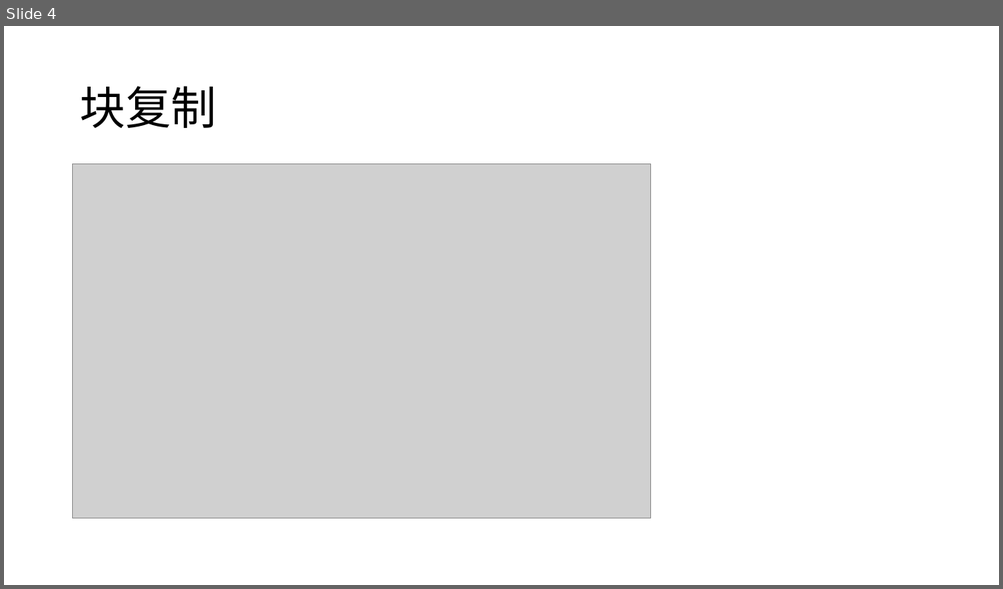
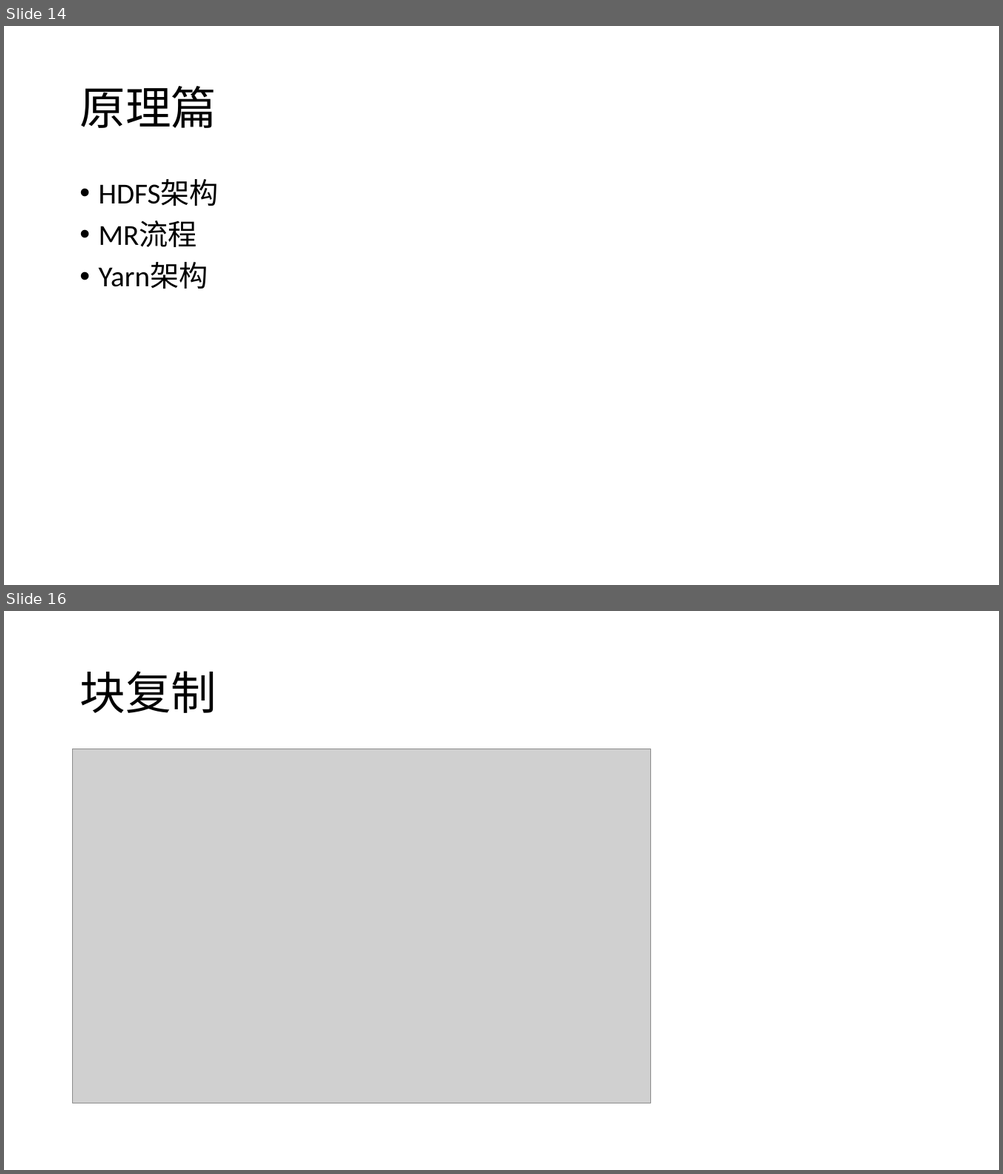
Before and after one commit to hongzhenglin/hadoop, a slide deck: Hadoop/Hadoop学习笔记.pptx. Shown one above the other, each under a label of ours: slide 4 before the commit, slides 14 and 16 after it; the slides between them are not shown. The pictures are 1003x589 and 1003x1174 pixels, drawn with LibreOffice and Linux fonts; fonts in the diff are those of the drawing; grey boxes stand for pictures. Boxes give left, top, right and bottom in pixels: in the first picture for what was removed or moved away, otherwise in the second. Text is boxed around its words. In the diff, an @@ line names an element or a change of style, - is before the commit and + after.

```diff
--- a/Hadoop/Hadoop学习笔记.pptx
+++ b/Hadoop/Hadoop学习笔记.pptx
@@ slide 14 added at (4, 26, 999, 585), background #FFFFFF @@
@@ title added at (79, 86, 216, 128), 44 pt, text #000000 @@
+原理篇
@@ text added at (99, 179, 219, 289), 28 pt, text #000000 @@
+• HDFS架构
+• MR流程
+• Yarn架构
@@ what was slide 4 is now slide 16 @@
```
Also in this commit, not shown: 3 slides changed, 12 other slides added, 2 other files.
